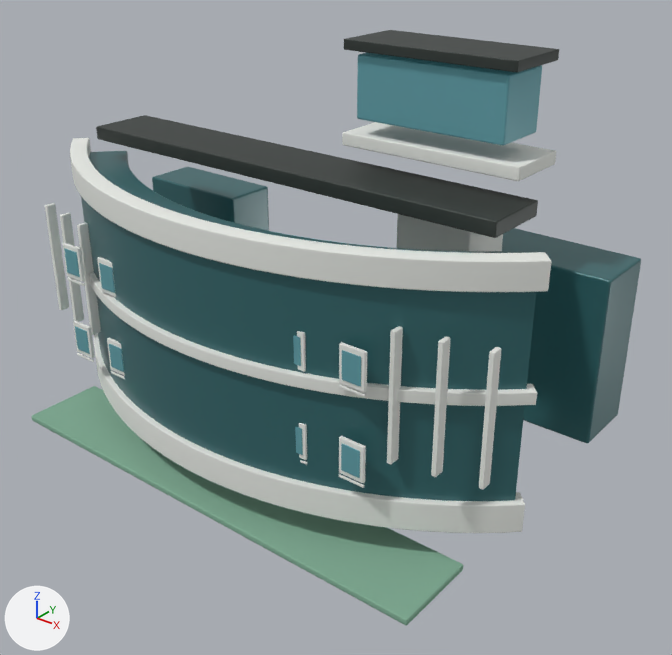
The Blender file Assets/Blender/Sources/sodra.blend as it was, and as the next commit left it.
The view is the same before and after, from a 50 mm camera at (2.85, -4.55, 2.85) aimed at (0.35, -1.42, 0.91). Arrows for +X, +Y and +Z are at lower left; the lights stay in place. The first picture is the older version.

Names of what the first picture shows: 'LM_Sodra_CurvedGlassFacade', 'LM_Sodra_LeftConnectedWing', 'LM_Sodra_LowerWhiteStructuralBand', 'LM_Sodra_MidFloorBand', 'LM_Sodra_OpenGrassForeground', 'LM_Sodra_PavilionRoof', 'LM_Sodra_RightConnectedWing', 'LM_Sodra_RoofDeck', 'LM_Sodra_RoofOverhang_CurvedBlock', 'LM_Sodra_StructuralCore', 'LM_Sodra_UpperGlassPavilion', 'LM_Sodra_UpperWhiteStructuralBand' and 26 more.
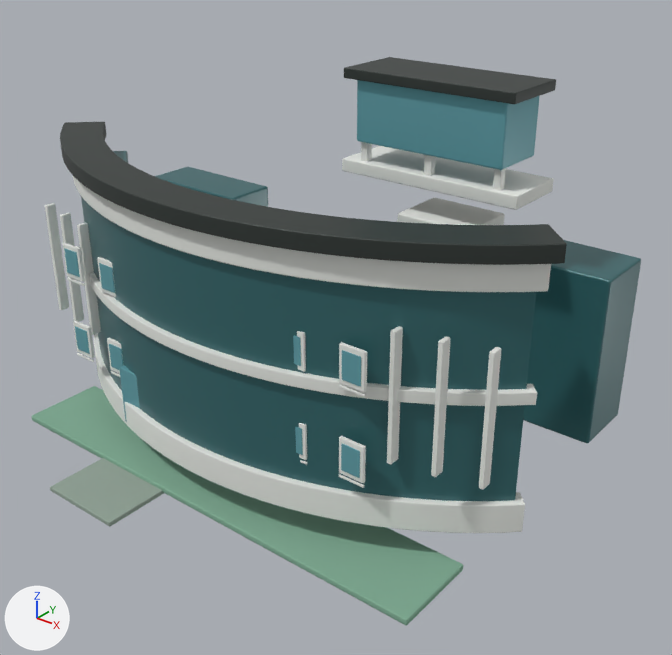
The change, as a list of edits to the scene's bpy script:
```text
Remove ob_lm_sodra_roofoverhang_curvedblock:
    ob_lm_sodra_roofoverhang_curvedblock = bpy.data.objects.new('LM_Sodra_RoofOverhang_CurvedBlock', me_lm_sodra_roofoverhang_curvedblock_mesh)
Change ob_lm_sodra_roofdeck:
    ob_lm_sodra_roofdeck.location: (0.72, -1.12, 1.78) -> (0.72, -1.12, 1.66)
Change ob_lm_sodra_upperglasspavilion:
    ob_lm_sodra_upperglasspavilion.location: (0.72, -1.14, 2.02) -> (0.72, -1.14, 1.92)
Change ob_lm_sodra_pavilionroof:
    ob_lm_sodra_pavilionroof.location: (0.72, -1.14, 2.2) -> (0.72, -1.14, 2.08)
Add ob_lm_sodra_entrancewalk:
    ob_lm_sodra_entrancewalk = bpy.data.objects.new('LM_Sodra_EntranceWalk', me_lm_sodra_entrancewalk_mesh)  # a box spanning x -0.23..0.23, y -0.23..0.23, z -0.012..0.012; in mat_mat_embedded_path (grey #95a699); modifiers BEVEL, WEIGHTED_NORMAL
    ob_lm_sodra_entrancewalk.parent = ob_lm_sodra_root
    ob_lm_sodra_entrancewalk.location = (-0.42, -2.22, 0.105)
Add ob_lm_sodra_recessedentrance:
    ob_lm_sodra_recessedentrance = bpy.data.objects.new('LM_Sodra_RecessedEntrance', me_lm_sodra_recessedentrance_mesh)  # a box spanning x -0.17..0.17, y -0.018..0.018, z -0.16..0.16; in mat_mat_glass_cool (cyan #6199a2); modifiers BEVEL, WEIGHTED_NORMAL
    ob_lm_sodra_recessedentrance.parent = ob_lm_sodra_root
    ob_lm_sodra_recessedentrance.location = (-0.42, -1.98, 0.46)
Add ob_lm_sodra_pavilionsupportcolumn_2:
    ob_lm_sodra_pavilionsupportcolumn_2 = bpy.data.objects.new('LM_Sodra_PavilionSupportColumn_2', me_lm_sodra_pavilionsupportcolumn_2_mesh)  # a box spanning x -0.018..0.018, y -0.018..0.018, z -0.11..0.11; in mat_mat_concrete_white (white #eaece7); modifiers BEVEL, WEIGHTED_NORMAL
    ob_lm_sodra_pavilionsupportcolumn_2.parent = ob_lm_sodra_root
    ob_lm_sodra_pavilionsupportcolumn_2.location = (1.06, -1.24, 1.77)
Add ob_lm_sodra_pavilionsupportcolumn_1:
    ob_lm_sodra_pavilionsupportcolumn_1 = bpy.data.objects.new('LM_Sodra_PavilionSupportColumn_1', me_lm_sodra_pavilionsupportcolumn_2_mesh.copy())  # modifiers BEVEL, WEIGHTED_NORMAL
    ob_lm_sodra_pavilionsupportcolumn_1.parent = ob_lm_sodra_root
    ob_lm_sodra_pavilionsupportcolumn_1.location = (0.72, -1.24, 1.77)
Add ob_lm_sodra_pavilionsupportcolumn_0:
    ob_lm_sodra_pavilionsupportcolumn_0 = bpy.data.objects.new('LM_Sodra_PavilionSupportColumn_0', me_lm_sodra_pavilionsupportcolumn_2_mesh.copy())  # modifiers BEVEL, WEIGHTED_NORMAL
    ob_lm_sodra_pavilionsupportcolumn_0.parent = ob_lm_sodra_root
    ob_lm_sodra_pavilionsupportcolumn_0.location = (0.38, -1.24, 1.77)
Add ob_lm_sodra_attachedcurvedroofoverhang:
    ob_lm_sodra_attachedcurvedroofoverhang = bpy.data.objects.new('LM_Sodra_AttachedCurvedRoofOverhang', me_lm_sodra_attachedcurvedroofoverhang_mesh)  # 124 vertices, 120 faces; spans x -1.5..1.5, y -2.12..-1.34, z 1.55..1.63; in mat_mat_metal_dark (dark grey #383f3c); modifiers BEVEL, WEIGHTED_NORMAL
    ob_lm_sodra_attachedcurvedroofoverhang.parent = ob_lm_sodra_root
    ob_lm_sodra_attachedcurvedroofoverhang.location = (0.0, 0.0, 0.0)
```

Changed parts and their boxes [x1, y1, x2, y2] in the pictures (672 x 655 px):
'LM_Sodra_AttachedCurvedRoofOverhang', added
    after: [60, 122, 567, 265]
'LM_Sodra_UpperGlassPavilion', moved
    before: [357, 53, 542, 146]
    after: [357, 80, 540, 170]
'LM_Sodra_RoofOverhang_CurvedBlock', deleted
    before: [96, 115, 538, 238]
'LM_Sodra_RoofDeck', moved
    before: [342, 122, 556, 181]
    after: [342, 146, 554, 210]
'LM_Sodra_PavilionRoof', moved
    before: [344, 30, 559, 73]
    after: [344, 57, 556, 104]
'LM_Sodra_EntranceWalk', added
    after: [50, 458, 164, 527]
'LM_Sodra_RecessedEntrance', added (cyan)
    after: [119, 365, 140, 422]
'LM_Sodra_PavilionSupportColumn_2', added (mostly hidden)
    after: [493, 168, 506, 191]
'LM_Sodra_PavilionSupportColumn_1', added (mostly hidden)
    after: [424, 155, 435, 176]
'LM_Sodra_PavilionSupportColumn_0', added (mostly hidden)
    after: [361, 142, 372, 162]
